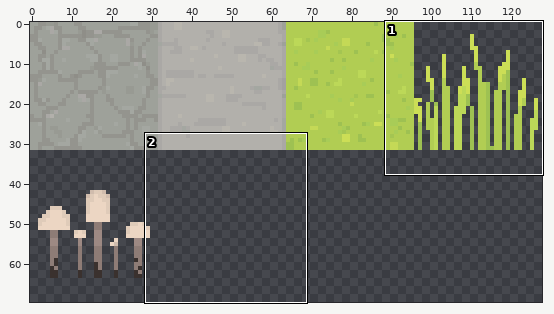
Two states of a sprite sheet, Assets/Textures/Blocks/BlockColor.png. Above, an overview of the earlier version with the close-up marked.
Close-up. Old version:
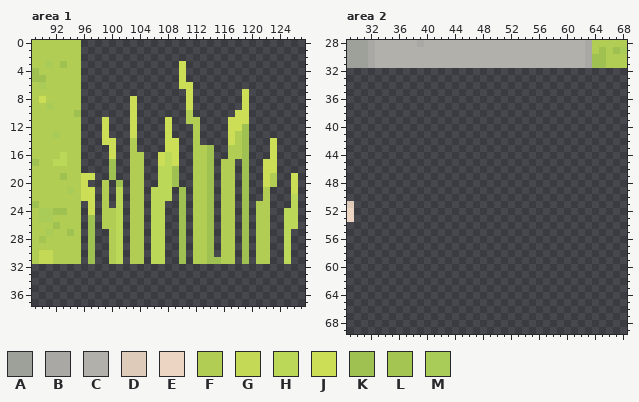
The file is 128x128 pixels. Colours within 5 levels of each other are drawn and written as one. Shown: area 1: x 89..127, y 0..37; area 2: x 29..68, y 28..69. The wide view leaves out empty margins.
Palette (. is transparent): A #9ea19a  B #aaa8a5  C #b2b0ab  D #dfcbb9  E #ecd6c3  F #b1cd53  G #c4d956  H #bcd858  J #ccde56  K #9ec152  L #a4c552  M #a8cc57
Pixels before, area 1, first column x 89:
 0 FFFFFFF...............................
 1 FFFFFFF...............................
 2 FFFFFFF...............................
 3 FFMFKFF..............J................
 4 KFFFFFF..............J................
 5 KKFFFFF..............J................
 6 FMFFFFF..............JJ...............
 7 FFFFFFF...............J.......J.......
 8 FJFFFFF.......J.......J.......J.......
 9 FFMFFFF.......J.......J.......J.......
10 FFFFFFK.......J.......F......JJ.......
11 FFFFFFF...J...J....J..FF....JJJ.......
12 FFFFFFF...J...J....J...F....JJK.......
13 FFFMFFF...J...J....J...F....JFK.......
14 FFFFFFF...JJ..F....JJ..F....JFK...J...
15 FFFFFFF....J..F....JJ..FFK..FFK...J...
16 FFFFHFF....J..FF..JHJ..FFK..FFK...J...
17 KFFHHFF....K..FF..JHJ..FFK.FF.K..JJ...
18 FFFFFFF....K..FF..HHK..FFK.FF.K..JJ...
19 FFFFKFFJJ..K..FF..HHK..FFK.FF.K..JF..J
20 FFFFFFFJ..F.K.FF..HHK..FFK.FF.K..JF..J
21 FFFFFMFJJ.F.H.FF.HHH.K.FFK.FF.K..F...J
22 FFFFFFFJJ.F.H.FF.HHH.K.FFK.FF.K..F...H
23 KFFFFFF.J.F.H.FF.HH..K.FFK.FF.K.FF...H
24 FMMKKFF.J.FFH.FF.HH..K.FFK.FF.K.FF..HH
25 FMMFFFF.K.FFH.FF.HH..K.FFK.FF.K.FF..HH
26 FFFKFFF.K.FFH.FF.HH..K.FFK.FF.K.FF..HH
27 FFMFFKF.K..FH.FF.HH..K.FFK.FF.K.FF..H.
28 FLFFFFF.K..FH.FF.HH..K.FFK.FF.K.FF..H.
29 FFFFFFF.K..FH.FF.HH..K.FFK.FF.K.FF..H.
30 FGGFFFF.K..FH.FF.HH..K.FFK.FF.K.FF..H.
31 FGGFFFF.K..FH.FF.HH..K.FFKKFF.K.FF..H.
Pixels before, area 2, first column x 29:
28 AAABCCCCCCBCCCCCCCCCCCCCCCCCCCCCCCBFFFFF
29 AAABCCCCCCCCCCCCCCCCCCCCCCCCCCCCCCBFKFKM
30 AAABCCCCCCCCCCCCCCCCCCCCCCCCCCCCCCBKKFFF
31 AAABCCCCCCCCCCCCCCCCCCCCCCCCCCCCCCBKKFFF
32 ........................................
33 ........................................
34 ........................................
35 ........................................
36 ........................................
37 ........................................
38 ........................................
39 ........................................
40 ........................................
41 ........................................
42 ........................................
43 ........................................
44 ........................................
45 ........................................
46 ........................................
47 ........................................
48 ........................................
49 ........................................
50 ........................................
51 D.......................................
52 E.......................................
53 E.......................................
After:
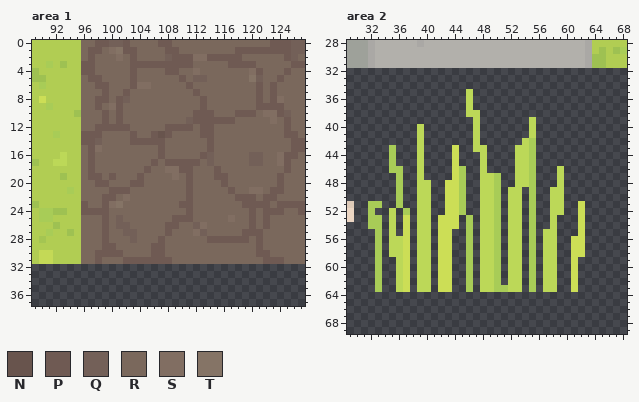
Colours new in this view: N #68544d  P #6f5a53  Q #736058  R #7a685c  S #816e62  T #857466
Edits made:
Changed rows in their new state; - is an unchanged pixel.
Area 1:
first column x 96:
 0 RRPPQQPRRRRPPRRRRRRRRRRRRRRPPPQQ
 1 RPPRSTPPRRRRPPRRRRRRRRPPPPPPPPQQ
 2 RPRRRSRPRRRRQPPPSSPPPPPRRRRRRPQR
 3 PPRRRRRPPPPPPPPPRRRRRPPPPRRRRRPP
 4 PPRRRRRPRRRRPPRRSRRRRRRRSPRRRPRR
 5 RPPRRRRPRRRRRRPRQQRRRRRRTQRRPRRR
 6 RRPPRRRPSSRRRRRPRRRRRRRRRPRPRRRR
 7 RRRPRRPRRRRRRRRRPRRRRRRRRPRPRRRR
 8 RRPPRPQRRRRRRRRRRPRRRRRRRPRPSRRR
 9 RRPRSPRRRRRRRRRRRPRRRRRRRPPPPRRR
10 RRRPRPRRRRRRRRRRPPPRRRPPPRSSPQRR
11 RRRPRPRRRRRRRRRQPPPPPPRRRRRSRPRR
12 RRPPPPPRRRRRPPPPRPPRRRRRRRRRRPRR
13 PPPRRRRPRRPNPRRRRPPRRRRRRRRRRPPR
14 PPQRRRRPPPPPRRRRRRPRRRRRRRRRRRPP
15 RPSRRRRRRRRPRRRRRRPRRRRRRRRRRRPP
16 RPRRRRRRRRRPRRRRRPQRRRRRQQRRSPPR
17 RPRRRRRRRRPRPPPPPRQRRRRRQQRRSPRR
18 RPRRRRRRRPRRSSPPRRRPRRRRRRRRRPRR
19 RPPRPRRRPRRRRSRPRRRPPRRRRRRRPRRR
20 RRPPRRRPPRRRRRRPRRRRPRRRRRRRPRRR
21 RRRRPPPRRRRRRRRPRRRRRPRRSSRPPRRR
22 RRRPPRSRRRRRRRRPRRRRRRPPPRPPRRRR
23 PRRPSTRRRRRRRRPPRRRRRRRPPPPRPPPP
24 PPPPRRRRRRRRRRRPRRRRRRRRPRPPPRRP
25 RRRPRQRRRRRRRPPPRRRRRSRRPRPRRRRR
26 RRRPRQQRRRRRPPRRQSRRRRRRPRPRRRRR
27 RRRPRRQQRRRRPRRRSQRRRRRPPPRRRRRR
28 RRRPRRRQRRRPRRRRRRPPPPPPRPRRRRRR
29 RRRPPRRRRRPPRRRRRRRRRRRRRPRRRRRR
30 RRPPPPRRRRPPRRRRRRRRRRRRRPPRRRRR
31 RRPRRRPPPPPPPRRRRRRRRRRRRRPPPRRR
Area 2:
first column x 32:
35 --------------H----------------
36 --------------H----------------
37 --------------H----------------
38 --------------HH---------------
39 ---------------H-------H-------
40 -------H-------H-------H-------
41 -------H-------H-------H-------
42 -------H-------H------HM-------
43 ---M---H----J--HH----HHM-------
44 ---M---H----J---H----HHM-------
45 ---M---H----J---H----HHM-------
46 ---MM--H----JM--H----HHM---H---
47 ----M--H----JM--HHM--HHM---H---
48 ----M--HH--JJM--HHM--HHM---H---
49 ----M--HH--JJM--HHM-HH-M--HH---
50 ----M--HH--JJM--HHM-HH-M--HH---
51 MM--M--HH--JJM--HHM-HH-M--HH--J
52 M--H-M-HH--JJM--HHM-HH-M--HH--J
53 MM-H-J-HH-JJJ-M-HHM-HH-M--H---J
54 MM-H-J-HH-JJJ-M-HHM-HH-M--H---J
55 -M-H-J-HH-JJ--M-HHM-HH-M-HH---J
56 -M-HHJ-HH-JJ--M-HHM-HH-M-HH--JJ
57 -M-HHJ-HH-JJ--M-HHM-HH-M-HH--JJ
58 -M-HHJ-HH-JJ--M-HHM-HH-M-HH--JJ
59 -M--HJ-HH-JJ--M-HHM-HH-M-HH--J-
60 -M--HJ-HH-JJ--M-HHM-HH-M-HH--J-
61 -M--HJ-HH-JJ--M-HHM-HH-M-HH--J-
62 -M--HJ-HH-JJ--M-HHM-HH-M-HH--J-
63 -M--HJ-HH-JJ--M-HHMMHH-M-HH--J-
Boxes around the changes in both close-ups, in picture pixels (x1, y1, x2, y2):
changed: (81, 40, 305, 264)
added: (368, 89, 585, 292)
